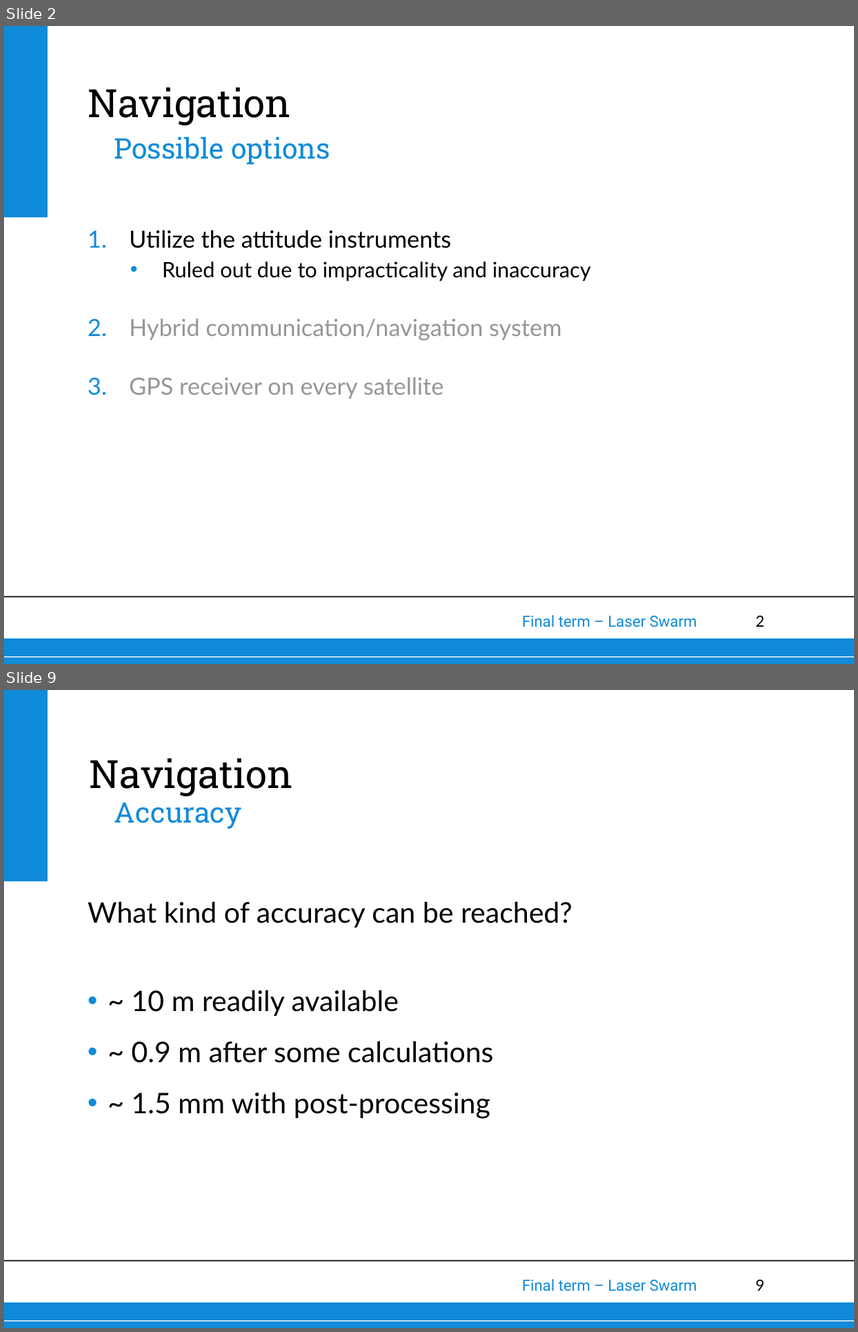
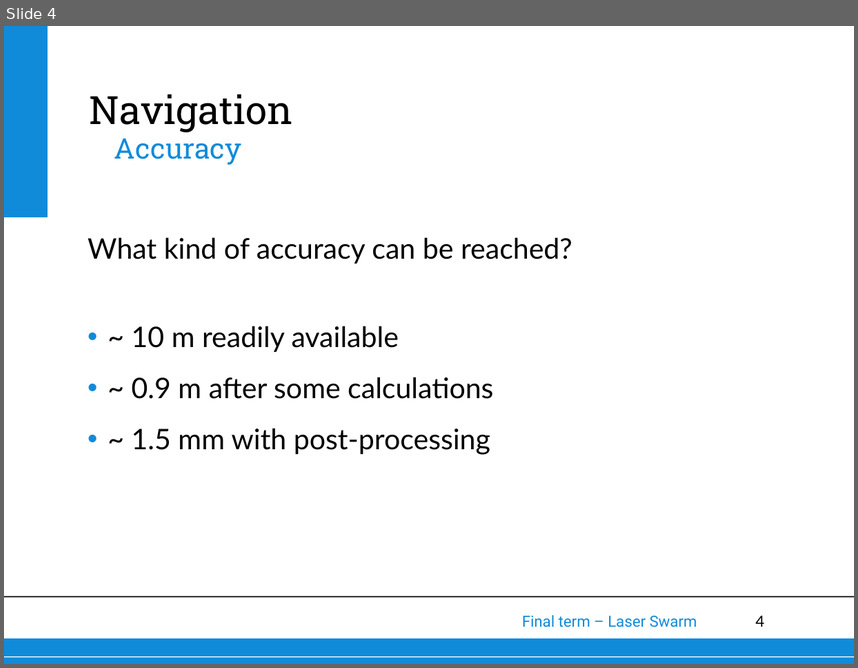
Before and after one commit to thewisenerd/laser-swarm, a slide deck: finalPresentation/subsections/Navigation.ppt. Shown one above the other, each under a label of ours: slides 2 and 9 before the commit, slide 4 after it; the slides between them are not shown. The pictures are 858x1332 and 858x668 pixels, drawn with LibreOffice and Linux fonts; fonts in the diff are those of the drawing; background and template pictures are left out. Boxes give left, top, right and bottom in pixels: in the first picture for what was removed or moved away, otherwise in the second. Text is boxed around its words. In the diff, an @@ line names an element or a change of style, - is before the commit and + after.

```diff
--- a/finalPresentation/subsections/Navigation.ppt
+++ b/finalPresentation/subsections/Navigation.ppt
@@ slide 2 removed at (4,26,854,664), background #FFFFFF; not listed: 6 template elements that a slide beside it also shows @@
@@ title removed at (87,87,291,125) @@
-Navigation
@@ text removed at (114,136,330,165) @@
-Possible options
@@ text removed at (129,230,591,399) @@
-1. Utilize the attitude instruments
-  • Ruled out due to impracticality and inaccuracy
-2. Hybrid communication/navigation system
-3. GPS receiver on every satellite
@@ what was slide 9 is now slide 4 @@
@@ page number at (755,615,764,626): text changed @@
-9
+4
```
Also in this commit, not shown: 3 slides changed, 5 other slides removed, 1 other file.
